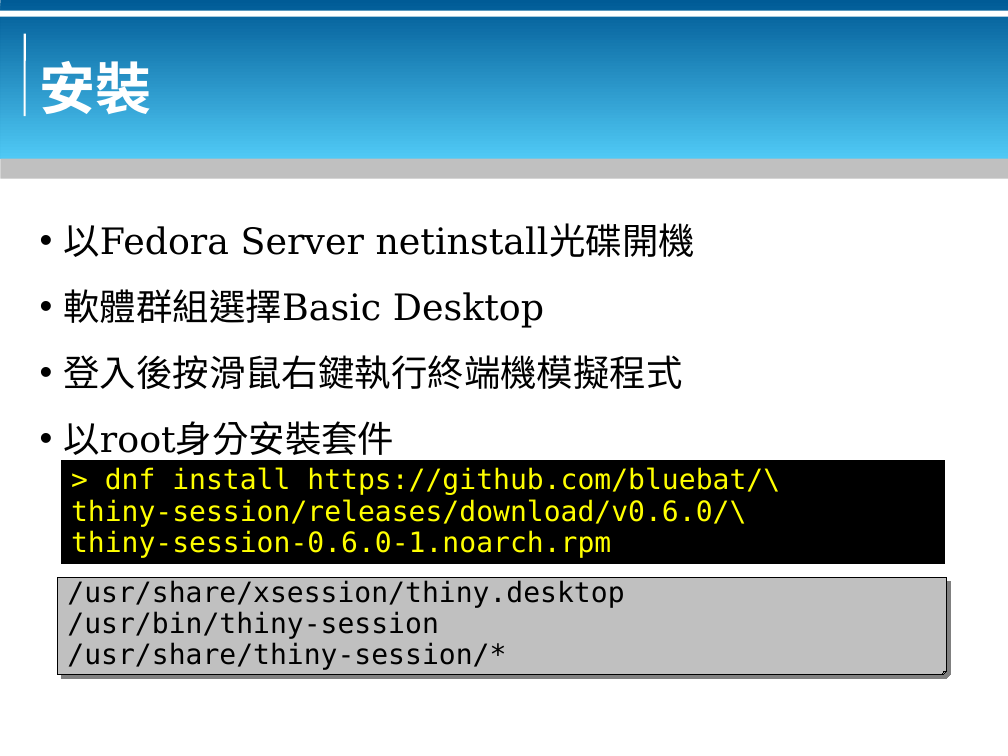
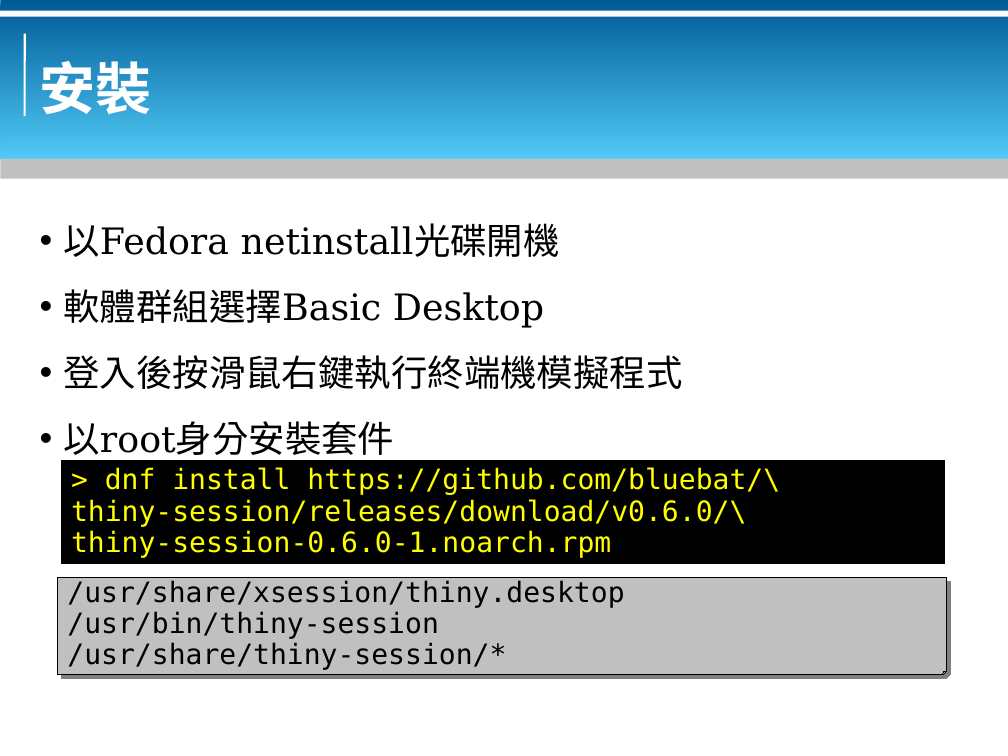
Before and after one commit to bluebat/.presentations, a slide deck: slide 4 of a-thin-and-tiny-session-for-x-window.odp. Drawn at 1008x756 pixels with LibreOffice and Linux fonts; fonts in the diff are those of the drawing; background and template pictures are left out. Boxes give left, top, right and bottom in pixels: in the first picture for what was removed or moved away, otherwise in the second. Text is boxed around its words. In the diff, an @@ line names an element or a change of style, - is before the commit and + after.

```diff
--- a/a-thin-and-tiny-session-for-x-window.odp
+++ b/a-thin-and-tiny-session-for-x-window.odp
@@ text at (x1=63, y1=225, x2=560, y2=257): text changed @@
-• 以Fedora Server netinstall光碟開機
+• 以Fedora netinstall光碟開機
```
Also in this commit, not shown: 2 other slides changed, 1 other file.
